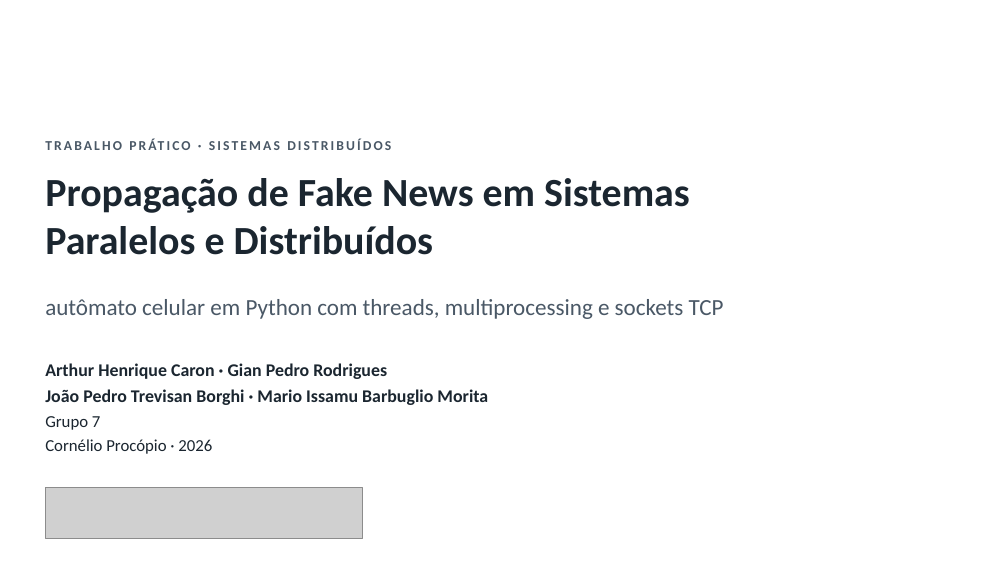
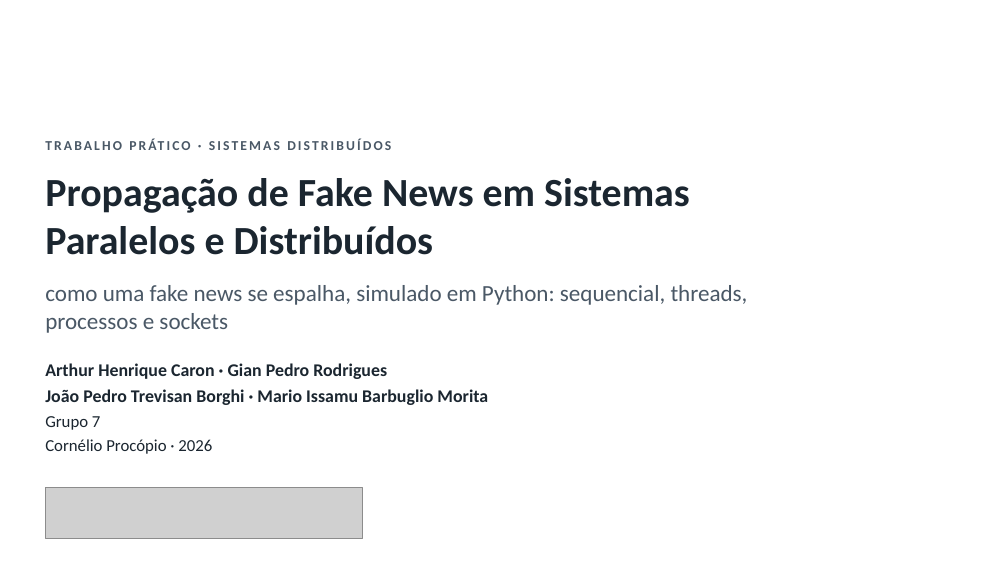
Before and after one commit to GianSE/fakenews-distribuidos, a slide deck: slide 1 of Apresentacao/Apresentacao_FakeNews_UTFPR.pptx. Drawn at 1008x567 pixels with LibreOffice and Linux fonts; fonts in the diff are those of the drawing; grey boxes stand for pictures; background and template pictures are left out. Boxes give left, top, right and bottom in pixels: in the first picture for what was removed or moved away, otherwise in the second. Text is boxed around its words. In the diff, an @@ line names an element or a change of style, - is before the commit and + after.

```diff
--- a/Apresentacao/Apresentacao_FakeNews_UTFPR.pptx
+++ b/Apresentacao/Apresentacao_FakeNews_UTFPR.pptx
@@ text at <box>45,285,748,333</box>: text changed @@
-autômato celular em Python com threads, multiprocessing e sockets TCP
+como uma fake news se espalha, simulado em Python: sequencial, threads, processos e sockets
```
Also in this commit, not shown: 12 other slides changed, 3 other files.
